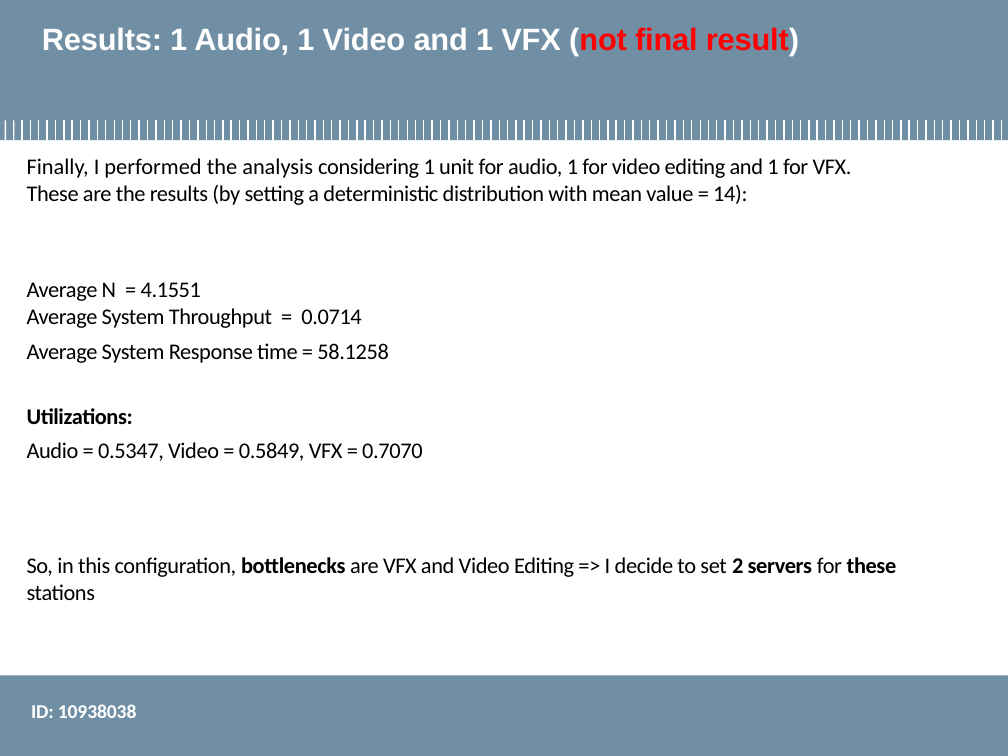
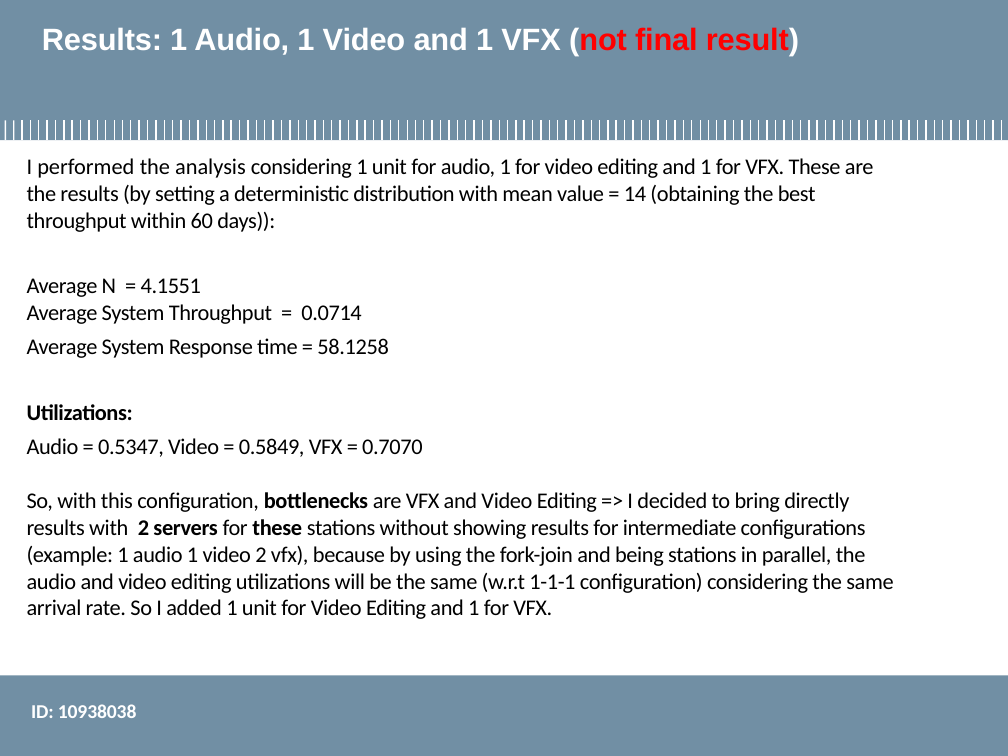
Before and after one commit to smn07/performance_evaluation_application, a slide deck: slide 13 of Final_Project/finalProject_open10938038.pptx (slide 14 before the commit). Drawn at 1008x756 pixels with LibreOffice and Linux fonts; fonts in the diff are those of the drawing; background and template pictures are left out. Boxes give left, top, right and bottom in pixels: in the first picture for what was removed or moved away, otherwise in the second. Text is boxed around its words. In the diff, an @@ line names an element or a change of style, - is before the commit and + after.

```diff
--- a/Final_Project/finalProject_open10938038.pptx
+++ b/Final_Project/finalProject_open10938038.pptx
@@ text at bbox=[27, 158, 874, 232]: text changed @@
-Finally, I performed the analysis considering 1 unit for audio, 1 for video editing and 1 for VFX. These are the results (by setting a deterministic distribution with mean value = 14):
+I performed the analysis considering 1 unit for audio, 1 for video editing and 1 for VFX. These are the results (by setting a deterministic distribution with mean value = 14 (obtaining the best throughput within 60 days)):
@@ text at bbox=[27, 438, 893, 619]: text changed @@
-Audio = 0.5347, Video = 0.5849, VFX = 0.7070
-So, in this configuration, bottlenecks are VFX and Video Editing => I decide to set 2 servers for these stations
+Audio = 0.5347, Video = 0.5849, VFX = 0.7070
+So, with this configuration, bottlenecks are VFX and Video Editing => I decided to bring directly results with 2 servers for these stations without showing results for intermediate configurations (example: 1 audio 1 video 2 vfx), because by using the fork-join and being stations in parallel, the audio and video editing utilizations will be the same (w.r.t 1-1-1 configuration) considering the same arrival rate. So I added 1 unit for Video Editing and 1 for VFX.
```
Also in this commit, not shown: 2 other slides changed, 1 slide removed, 4 other files.
